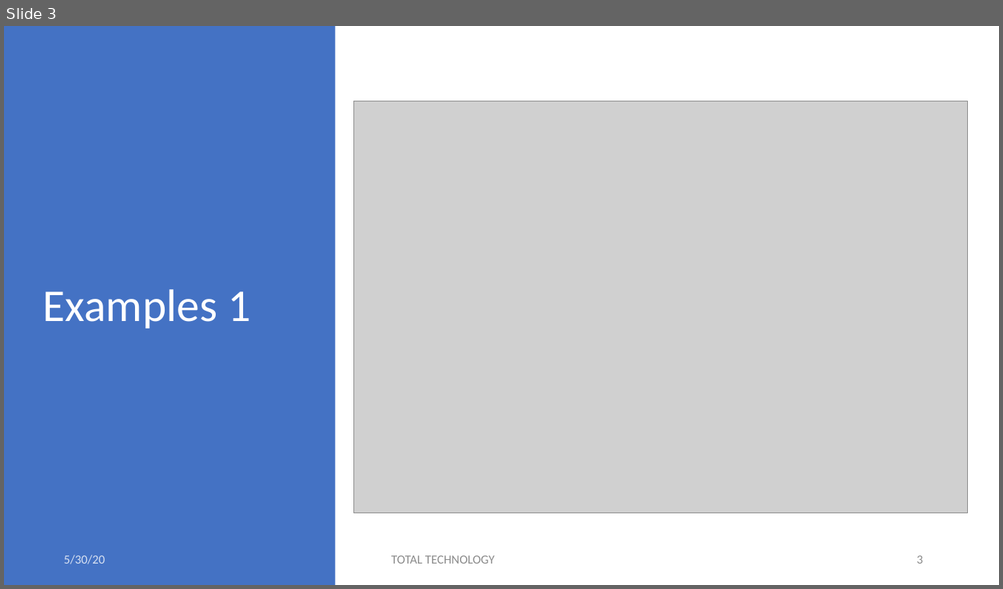
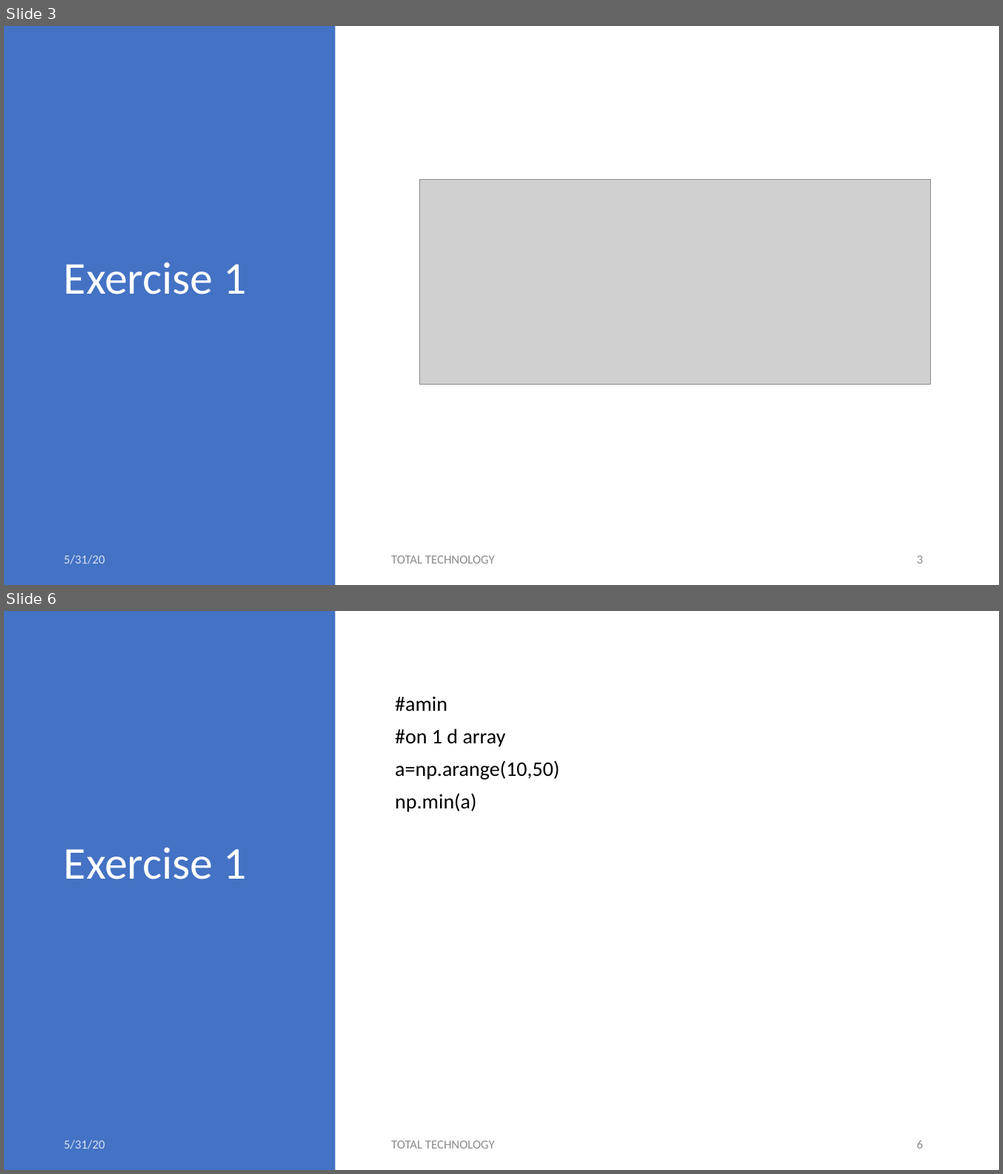
Before and after one commit to ronidas39/NUMPY_TUTORIAL, a slide deck: NUMPY_TUTORIAL_18_SLIDE.pptx. Shown one above the other, each under a label of ours: slide 3 before the commit, slides 3 and 6 after it; the slides between them are not shown. The pictures are 1003x589 and 1003x1174 pixels, drawn with LibreOffice and Linux fonts; fonts in the diff are those of the drawing; grey boxes stand for pictures. Boxes give left, top, right and bottom in pixels: in the first picture for what was removed or moved away, otherwise in the second. Text is boxed around its words. In the diff, an @@ line names an element or a change of style, - is before the commit and + after.

```diff
--- a/NUMPY_TUTORIAL_18_SLIDE.pptx
+++ b/NUMPY_TUTORIAL_18_SLIDE.pptx
@@ slide 6 added at [4,611,999,1170], background #FFFFFF @@
@@ rectangle added at [4,611,336,1170], fill #4472C4 @@
@@ title added at [57,664,309,1122], 44 pt, text #FFFFFF @@
+Exercise 1
@@ text added at [395,696,559,812], 20 pt, text #000000 @@
+#amin
+#on 1 d array
+a=np.arange(10,50)
+np.min(a)
@@ text added at [64,1140,105,1150], 12 pt, text #FFFFFF at 80% opacity @@
+5/31/20
@@ text added at [391,1141,495,1149], 12 pt, text #8C8C8C @@
+TOTAL TECHNOLOGY
@@ page number added at [916,1141,922,1149], 12 pt, text #8C8C8C @@
+6
@@ slide 3 changed as well @@
@@ title "Exercise 1": place and size @@
-title "Exercise 1" at [35,79,309,537]
+title "Exercise 1" at [57,79,309,537]
@@ picture removed at [354,101,967,514] @@
@@ picture added at [420,180,930,385] @@
@@ title at [64,262,246,295]: text changed @@
-Examples 1
+Exercise 1
@@ text at [64,555,105,565]: text changed @@
-5/30/20
+5/31/20
```
Also in this commit, not shown: 2 other slides changed, 3 other slides added, 2 other files.
